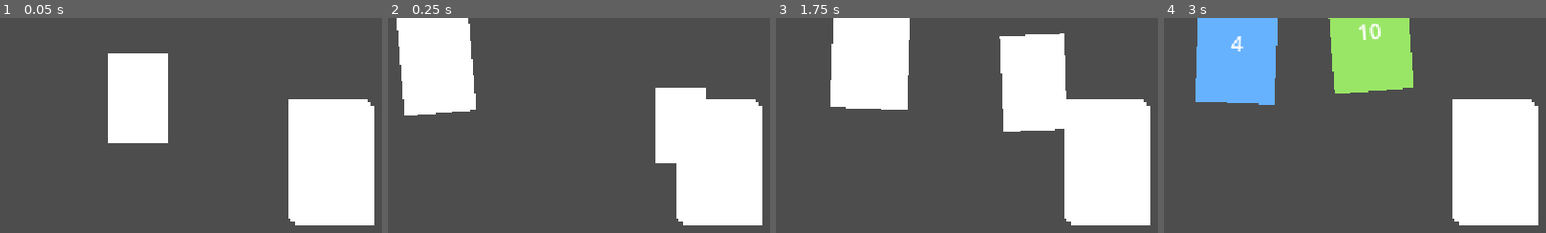
Above: before the commit, frames 1-4 (left to right).
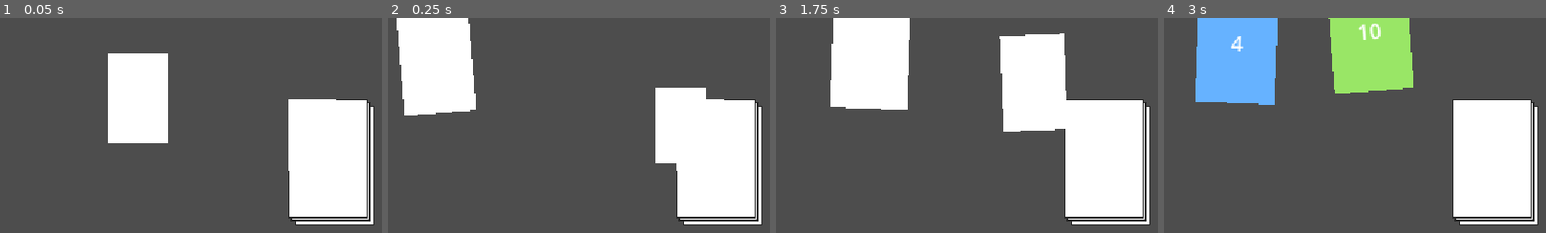
Above: after the commit, the same moments.

Repository: sky-q-xu/card-24
Game: Godot game, scene res://scenes/main.tscn
The game is run twice, just before and just after one commit, with the same random seed, the same clock (stepped at 60 frames per second) and the same inputs.
Inputs:
- Up to frame 1 (0.05 s): no input
- Up to frame 2 (0.25 s): no input
- Up to frame 3 (1.75 s): click "New Deal" at 0.5 s; click "New Deal" at 1.25 s
- Up to frame 4 (3 s): click "+" at 2 s; click "Solvable: OFF" at 2.75 s
The pictures show only the part of the screen within x 47-97%, y 46-96%; the shares and areas given below are measured in that part.

The runs differ from the first frame. In frame 1, 1.1% of the frame differs, in the area x 75-98%, y 37-97%; in frame 2, 1.1%; in frame 3, 1.2%; in frame 4, 1.2%.
Error in both runs: Invalid assignment of property or key 'input_enabled' with value of type 'bool' on a base object of type 'Nil'. (res://scripts/main.gd:60)

Commit message:
Add dark border to deck card panels
Co-Authored-By: Claude Sonnet 4.6 <noreply@anthropic.com>

Diff:
--- a/scenes/main.tscn
+++ b/scenes/main.tscn
@@ -8,6 +8,11 @@
 
 [sub_resource type="StyleBoxFlat" id="6"]
 bg_color = Color(1, 1, 1, 1)
+border_width_left = 2
+border_width_top = 2
+border_width_right = 2
+border_width_bottom = 2
+border_color = Color(0.15, 0.15, 0.15, 1)
 
 [node name="Main" type="Node2D"]
 script = ExtResource("1")
